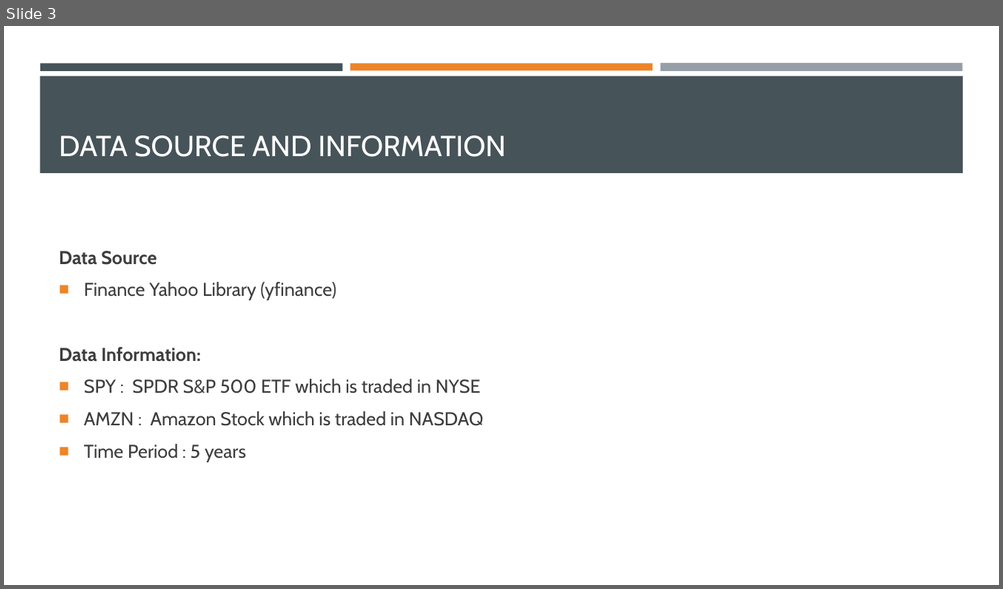
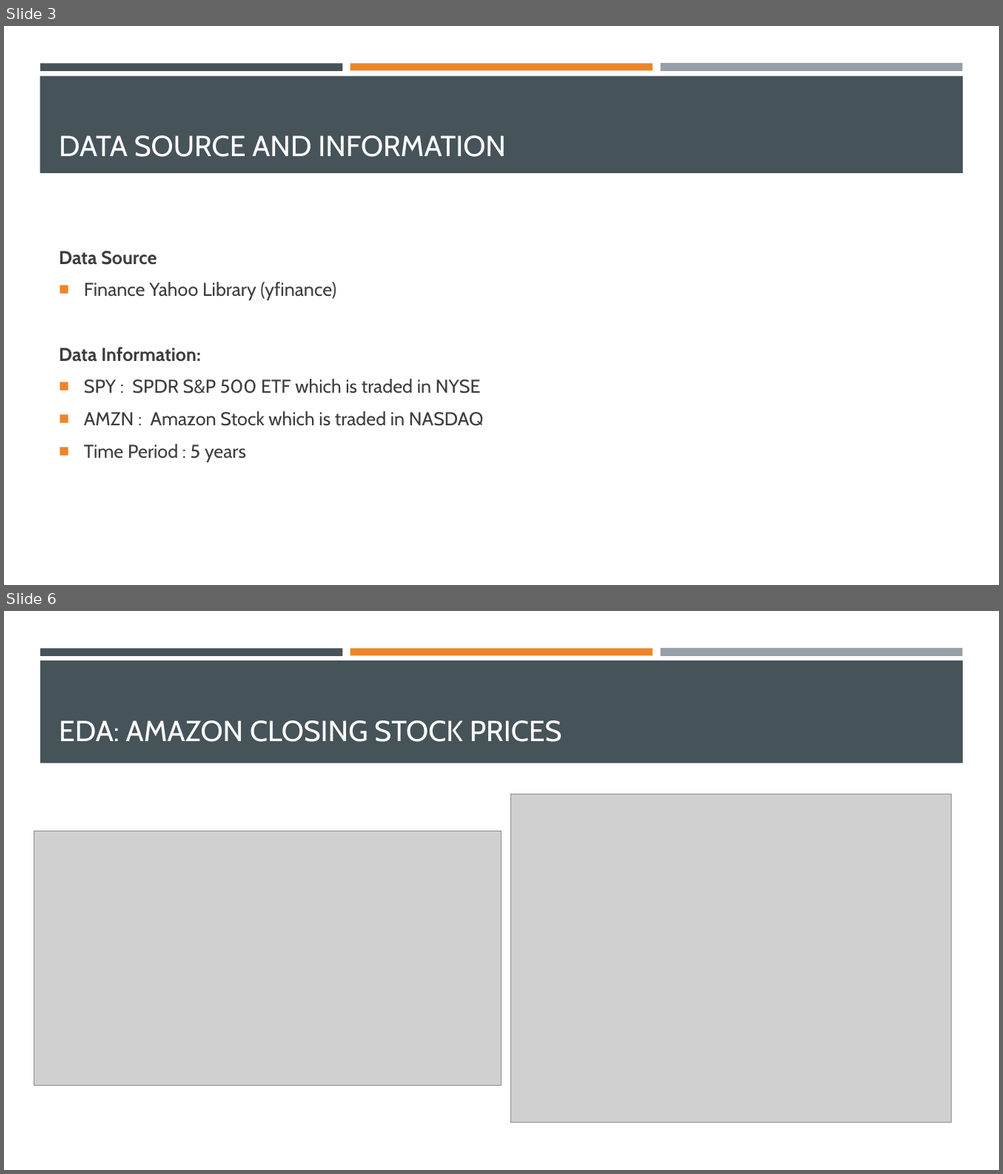
Before and after one commit to vanguardfox/ADS506-F23, a slide deck: Bull Market or Bear Market.pptx. Shown one above the other, each under a label of ours: slide 3 before the commit, slides 3 and 6 after it; the slides between them are not shown. The pictures are 1003x589 and 1003x1174 pixels, drawn with LibreOffice and Linux fonts; fonts in the diff are those of the drawing; grey boxes stand for pictures. Boxes give left, top, right and bottom in pixels: in the first picture for what was removed or moved away, otherwise in the second. Text is boxed around its words. In the diff, an @@ line names an element or a change of style, - is before the commit and + after.

```diff
--- a/Bull Market or Bear Market.pptx
+++ b/Bull Market or Bear Market.pptx
@@ slide 6 added at box(4, 611, 999, 1170), background #FFFFFF; not listed: 3 template elements that a slide beside it also shows @@
@@ rectangle added at box(40, 661, 963, 763), fill #465359 @@
@@ title added at box(59, 721, 562, 742), 28 pt, text #FFFFFF @@
+EDA: AMAZON CLOSING STOCK PRICES
@@ picture added at box(511, 795, 951, 1123) @@
@@ picture added at box(34, 831, 502, 1085) @@
```
Also in this commit, not shown: 3 other slides added, 2 other files.
